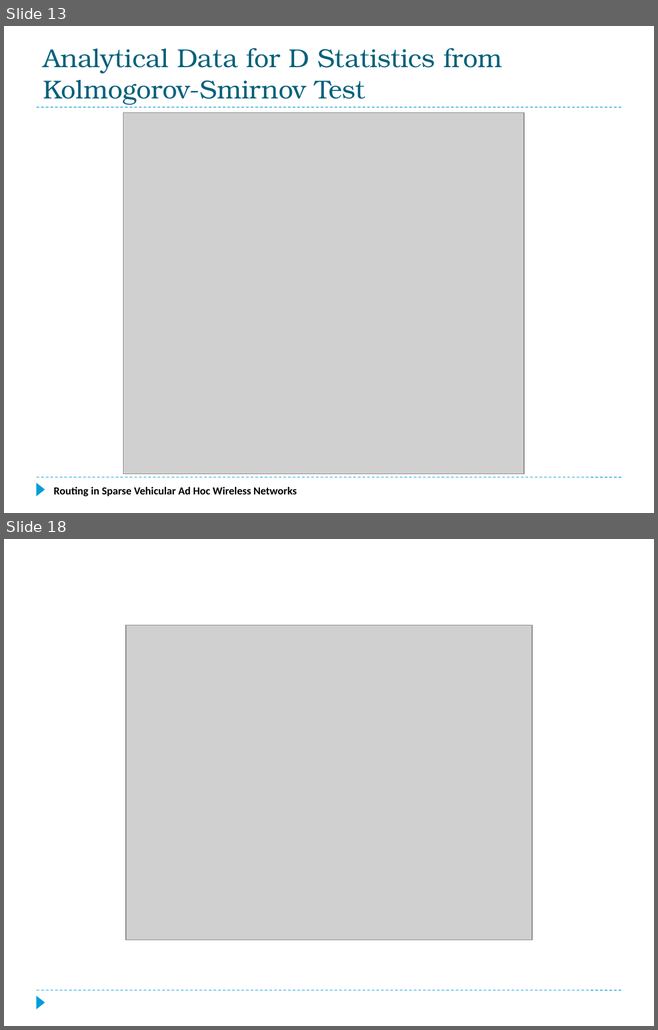
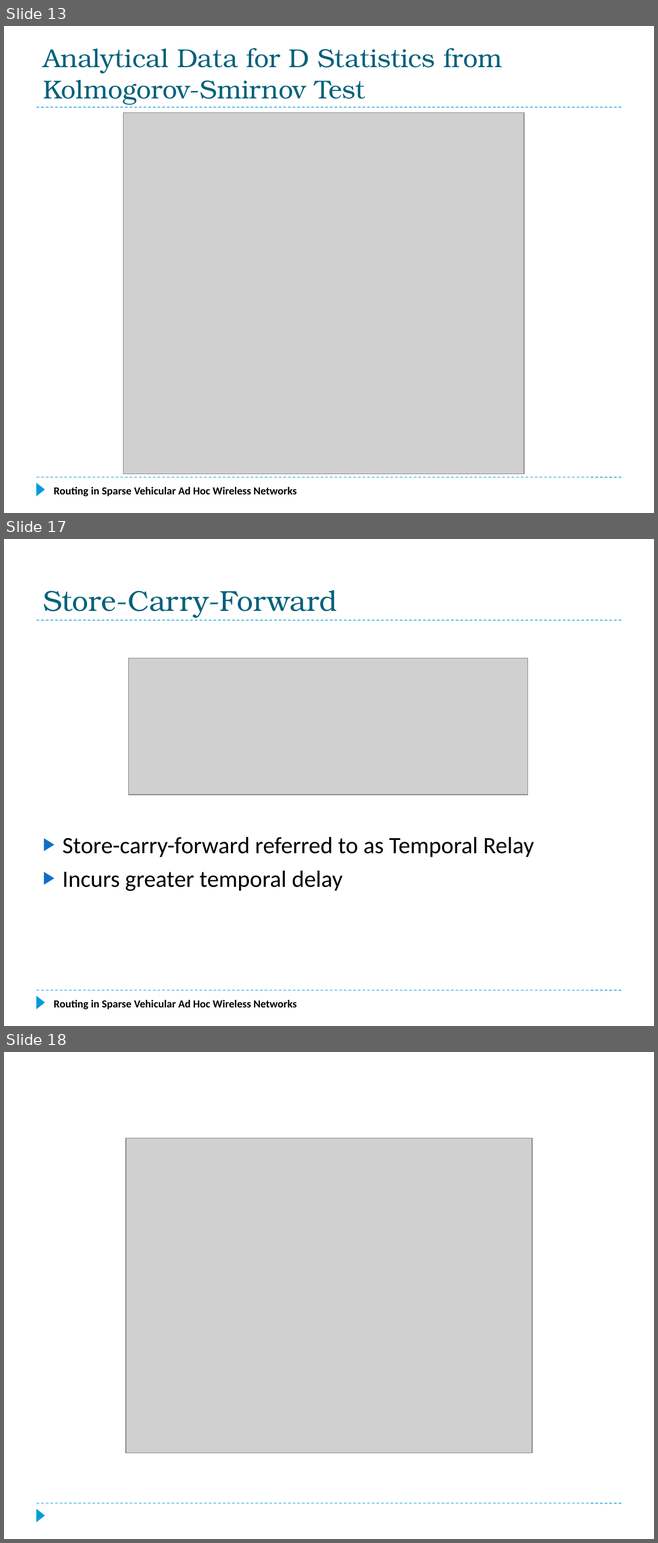
Before and after one commit to f33losopher/EEMaster_VANET, a slide deck: VANET_Felix.pptx. Shown one above the other, each under a label of ours: slides 13 and 18 before the commit, slides 13, 17 and 18 after it; the slides between them are not shown. The pictures are 658x1030 and 658x1543 pixels, drawn with LibreOffice and Linux fonts; fonts in the diff are those of the drawing; grey boxes stand for pictures. Boxes give left, top, right and bottom in pixels: in the first picture for what was removed or moved away, otherwise in the second. Text is boxed around its words. In the diff, an @@ line names an element or a change of style, - is before the commit and + after.

```diff
--- a/VANET_Felix.pptx
+++ b/VANET_Felix.pptx
@@ slide 17 added at (4, 539, 654, 1026), background #FFFFFF; not listed: 3 template elements that a slide beside it also shows @@
@@ title added at (43, 590, 337, 618), 32 pt, text #04617B @@
+Store-Carry-Forward
@@ picture added at (129, 658, 528, 794) @@
@@ text added at (63, 837, 534, 891), 26 pt, text #000000 @@
+▶ Store-carry-forward referred to as Temporal Relay
+▶ Incurs greater temporal delay
@@ text added at (54, 1000, 297, 1009), 12 pt, text #000000, bold @@
+Routing in Sparse Vehicular Ad Hoc Wireless Networks
```
Also in this commit, not shown: 3 slides changed, 2 other slides added, 3 slides removed, 2 other files.
